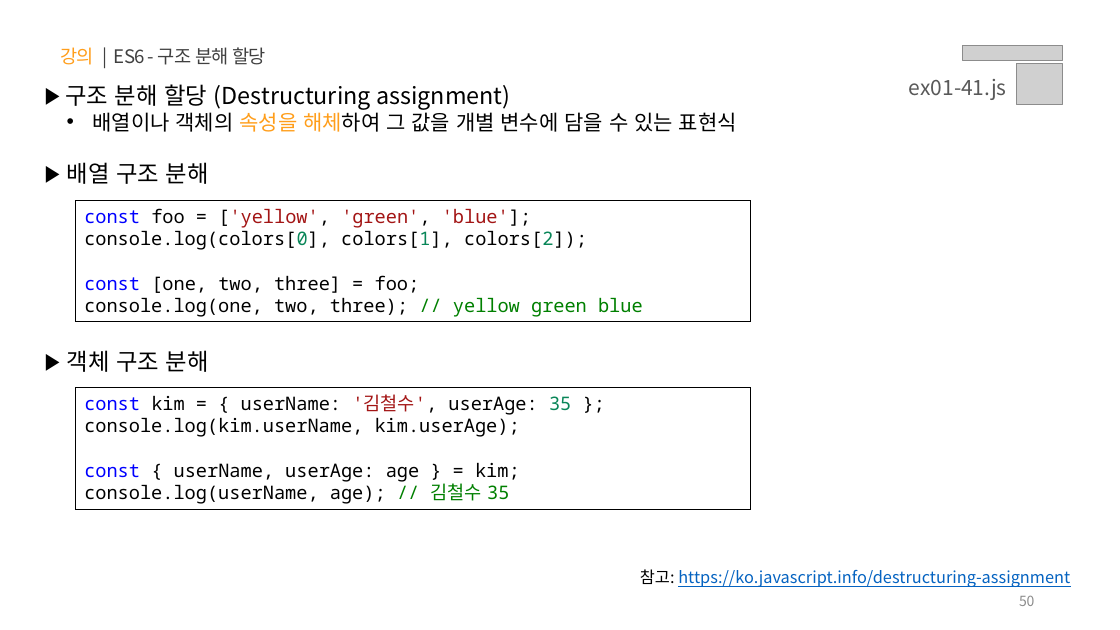
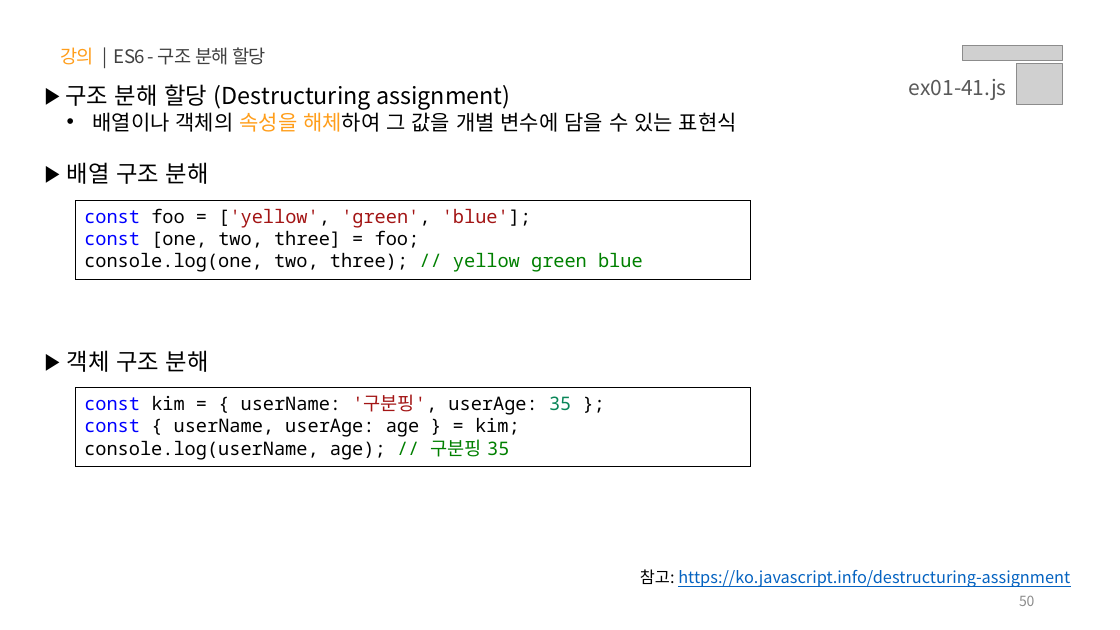
Before and after one commit to yebin-jeong/learn-js, a slide deck: slide 50 of PPT/01.자바스크립트 - 기초 문법.pptx. Drawn at 1120x630 pixels with LibreOffice and Linux fonts; fonts in the diff are those of the drawing; grey boxes stand for pictures. Boxes give left, top, right and bottom in pixels: in the first picture for what was removed or moved away, otherwise in the second. Text is boxed around its words. In the diff, an @@ line names an element or a change of style, - is before the commit and + after.

```diff
--- a/PPT/01.자바스크립트 - 기초 문법.pptx
+++ b/PPT/01.자바스크립트 - 기초 문법.pptx
@@ rectangle "const foo = ['yellow', 'green', ...": place and size @@
-rectangle "const foo = ['yellow', 'green', ..." at <box>76,201,751,323</box>
+rectangle "const foo = ['yellow', 'green', ..." at <box>76,201,751,280</box>
@@ text in rectangle at <box>84,230,587,250</box>: paragraph removed @@
-console.log(colors[0], colors[1], colors[2]);
@@ rectangle "const kim = { userName: ...": place and size @@
-rectangle "const kim = { userName: ..." at <box>76,387,751,509</box>
+rectangle "const kim = { userName: ..." at <box>76,387,751,466</box>
@@ text in rectangle at <box>84,394,571,415</box>: text changed @@
-const kim = { userName: '김철수', userAge: 35 };
-console.log(kim.userName, kim.userAge);
+const kim = { userName: '구분핑', userAge: 35 };
@@ text in rectangle at <box>84,439,509,460</box>: text changed @@
-console.log(userName, age); // 김철수 35
+console.log(userName, age); // 구분핑 35
```
Also in this commit, not shown: 6 other slides changed, 2 other files.
